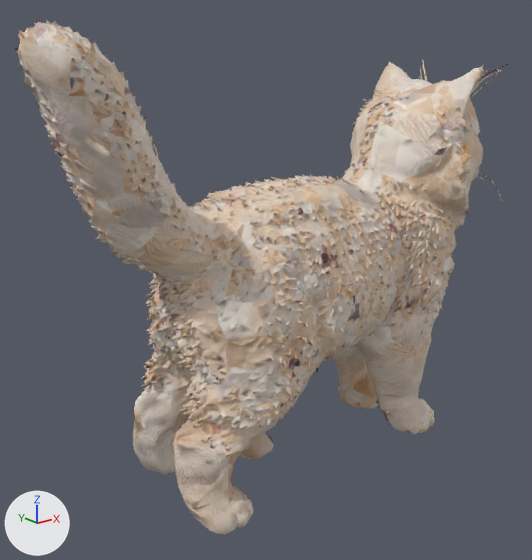
Two versions of the glTF model assets/models/cats/PRINCEKIT.glb, one commit apart.
Both versions are drawn from a camera (50 mm lens) standing at (-1.04, -1.22, 0.954) and looking at (-0.047, 0.021, 0.458). Lighting does not change. The marker at lower left points along +X, +Y and +Z. The picture after the commit comes second. Vertices at exactly the same position are counted once.
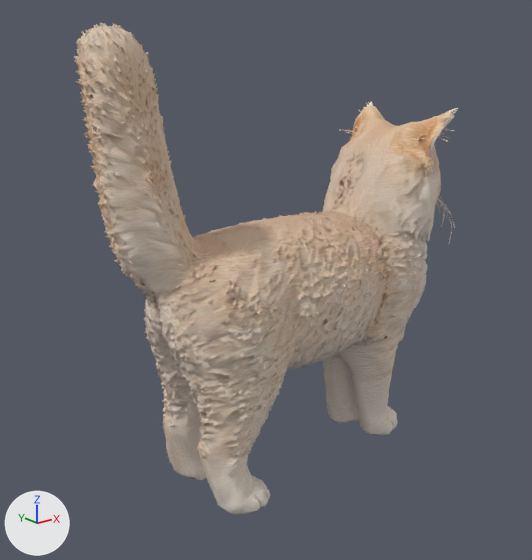
ob_fit is not drawn itself; it is the parent of ob_tripo_node_c2dc3932_608c_4f9a_9d8b_54d1a516247c.

Edits to the bpy script that builds the scene:
```text
Add mat_tripo_material_a77029b4_e4a6_4bb7_bd3d_8793613209bc:
    mat_tripo_material_a77029b4_e4a6_4bb7_bd3d_8793613209bc = bpy.data.materials.new('tripo_material_a77029b4-e4a6-4bb7-bd3d-8793613209bc')
    # uses the picture img_image_0
Change me_mesh_0:
    used by ob_mesh_0; parent = ob_tripo_node_c2dc3932_608c_4f9a_9d8b_54d1a516247c; location = (-0.489, 0.189, -0.412); scale = (0.0000596, 0.0000596, 0.0000596)
    remove me_mesh_0.from_pydata(...)  # 19297 vertices, 38231 faces; spans x 0.0..16383.0, y -6381.0..0.0, z 0.0..13848.0
    remove me_mesh_0.materials.append(mat_tripo_material_c2dc3932_608c_4f9a_9d8b_54d1a516247c)
    add me_mesh_0.from_pydata(...)  # 18875 vertices, 37531 faces; spans x 0.0..15712.0, y -5214.0..0.0, z 0.0..16383.0
    me_mesh_0 part 1: the loose piece of 19236 vertices spanning x 0.0..16383.0, y -6381.0..0.0, z 0.0..13848.0 is rebuilt with 18871 vertices and now spans x 0.0..15712.0, y -5214.0..0.0, z 0.0..16383.0, in mat_tripo_material_a77029b4_e4a6_4bb7_bd3d_8793613209bc
    other edits to the shape of me_mesh_0 do not show in these pictures
    add me_mesh_0.materials.append(mat_tripo_material_a77029b4_e4a6_4bb7_bd3d_8793613209bc)
Change ob_fit:
    ob_fit.location: (0.00522, 0.00355, 0.499) -> (-0.000177, -0.0000274, 0.499)
    ob_fit.rotation_euler: (0.0, 0.0, -0.115) -> (0.0, 0.0, -0.000901)  # degrees (0, 0, -6.6) -> degrees (0, 0, -0.1)
    ob_fit.scale: (1.21, 1.21, 1.21) -> (1.02, 1.02, 1.02)
Change ob_mesh_0:
    ob_mesh_0.location: (-0.489, 0.189, -0.412) -> (-0.469, 0.156, -0.489)
    ob_mesh_0.scale: (0.0000596, 0.0000596, 0.0000596) -> (0.0000598, 0.0000598, 0.0000598)
```

Location of each change, [x1, y1, x2, y2] in pixels of the pictures (532 x 560 px):
'Mesh_0', reshaped, moved, turned, rescaled: before [15, 21, 508, 534]; after [74, 22, 459, 514]
